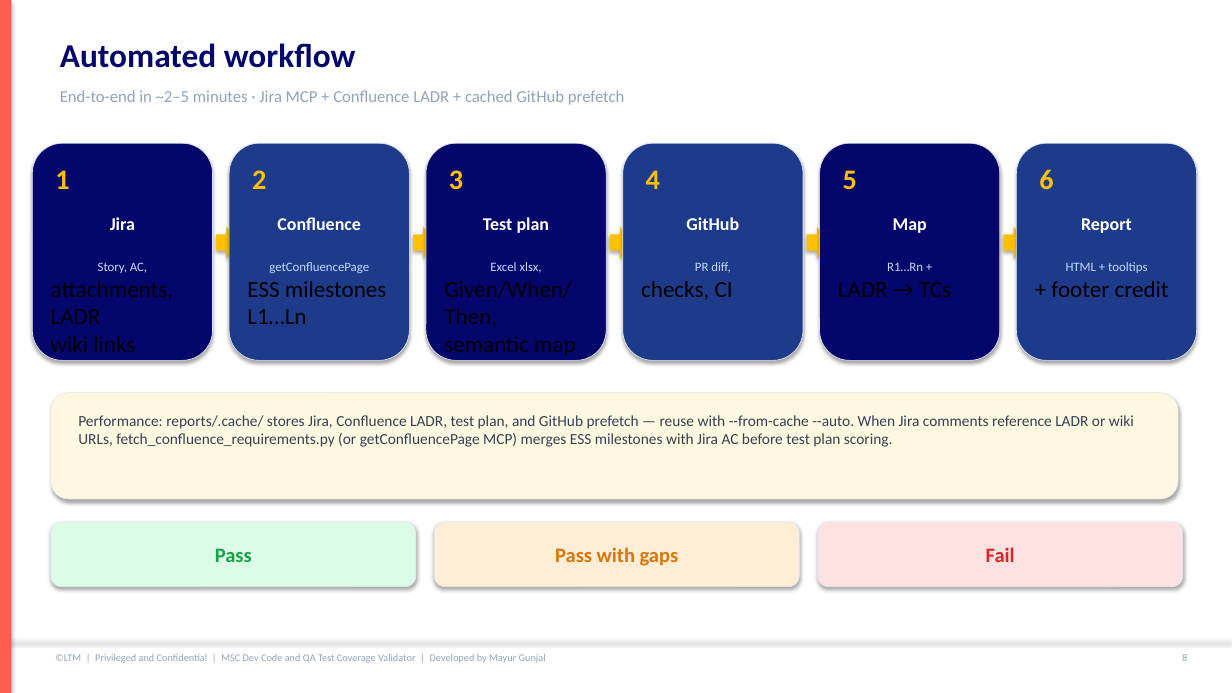
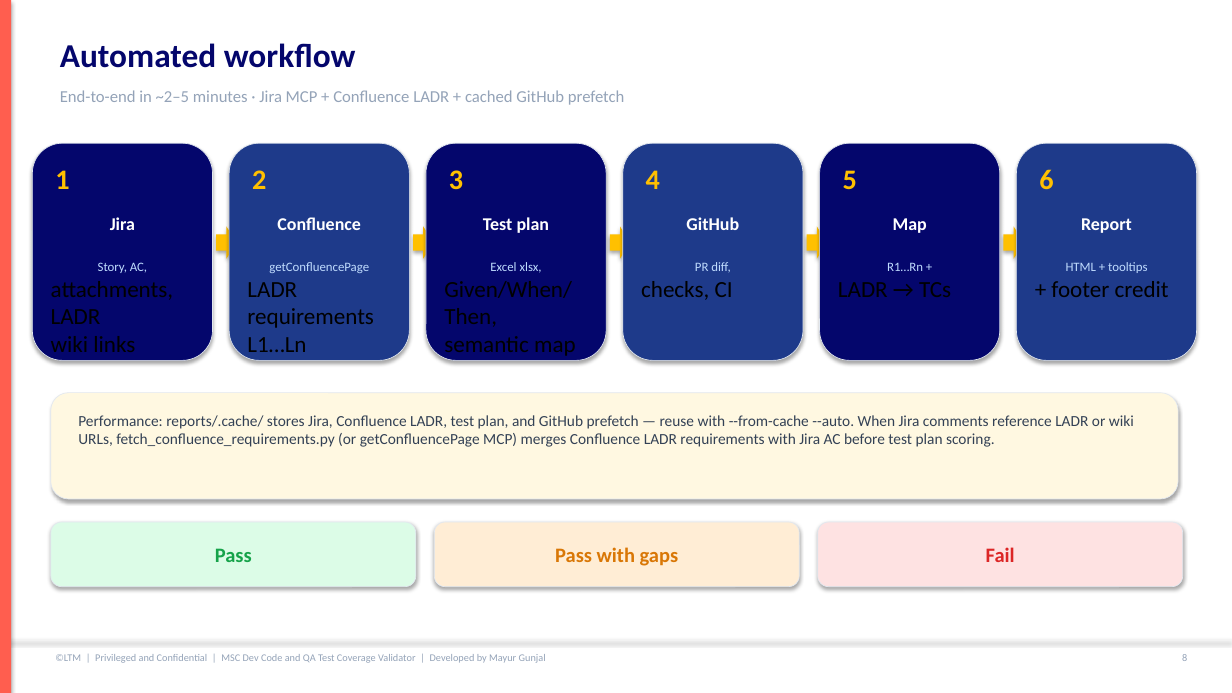
Before and after one commit to mgunjal11/pegasus-qa-agents-lab-copy, a slide deck: slide 9 of docs/MSC-Dev-Code-and-QA-Test-Coverage-Validator-Guide.pptx. Drawn at 1232x693 pixels with LibreOffice and Linux fonts; fonts in the diff are those of the drawing. Boxes give left, top, right and bottom in pixels: in the first picture for what was removed or moved away, otherwise in the second. Text is boxed around its words. In the diff, an @@ line names an element or a change of style, - is before the commit and + after.

```diff
--- a/docs/MSC-Dev-Code-and-QA-Test-Coverage-Validator-Guide.pptx
+++ b/docs/MSC-Dev-Code-and-QA-Test-Coverage-Validator-Guide.pptx
@@ text at (247,282,374,328): text changed @@
-ESS milestones
+LADR requirements
@@ text at (78,415,1134,447): text changed @@
-Performance: reports/.cache/ stores Jira, Confluence LADR, test plan, and GitHub prefetch — reuse with --from-cache --auto. When Jira comments reference LADR or wiki URLs, fetch_confluence_requirements.py (or getConfluencePage MCP) merges ESS milestones with Jira AC before test plan scoring.
+Performance: reports/.cache/ stores Jira, Confluence LADR, test plan, and GitHub prefetch — reuse with --from-cache --auto. When Jira comments reference LADR or wiki URLs, fetch_confluence_requirements.py (or getConfluencePage MCP) merges Confluence LADR requirements with Jira AC before test plan scoring.
```
Also in this commit, not shown: 8 other slides changed, 1 slide added, 1 other file.
